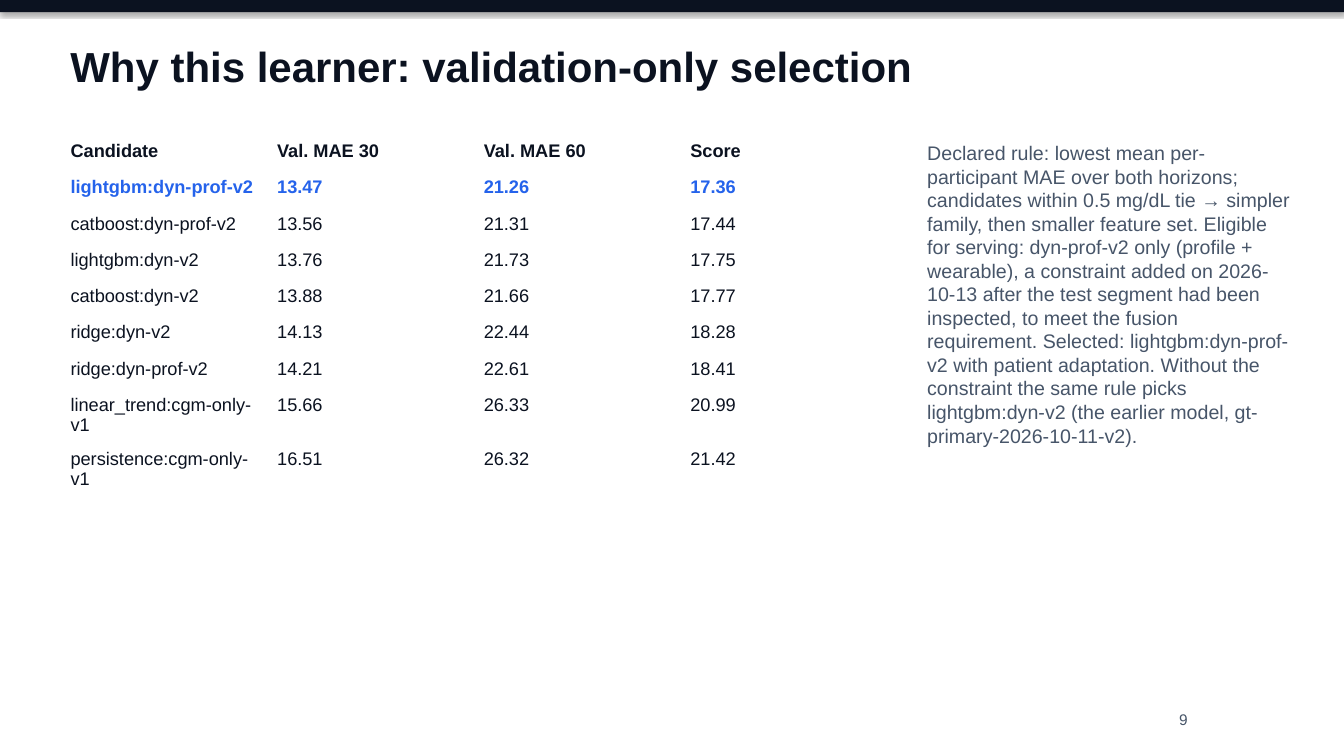
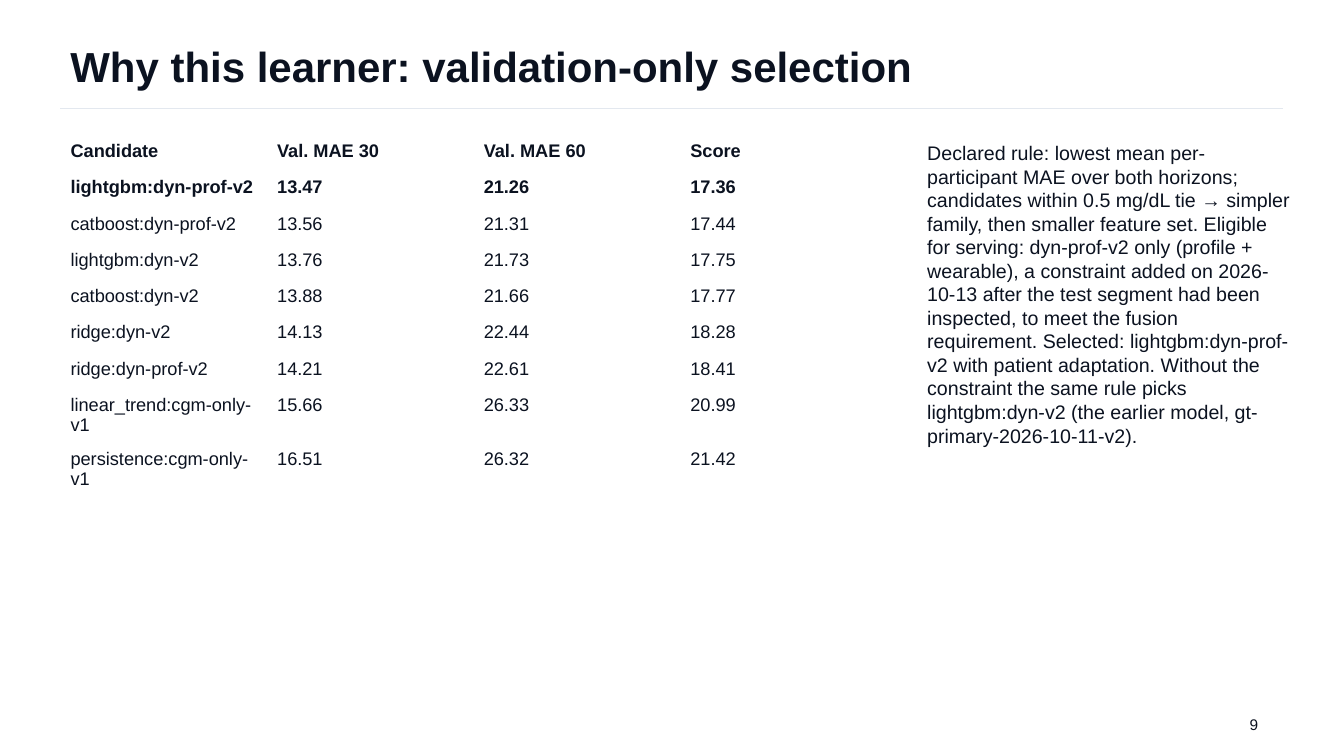
Before and after one commit to Avi36005/DigitalTwin-Challenge-Kryptonite, a slide deck: slide 9 of docs/submission/GlucoTwin_Presentation.pptx. Drawn at 1344x756 pixels with LibreOffice and Linux fonts; fonts in the diff are those of the drawing. Boxes give left, top, right and bottom in pixels: in the first picture for what was removed or moved away, otherwise in the second. Text is boxed around its words. In the diff, an @@ line names an element or a change of style, - is before the commit and + after.

```diff
--- a/docs/submission/GlucoTwin_Presentation.pptx
+++ b/docs/submission/GlucoTwin_Presentation.pptx
@@ rectangle removed at <box>0,0,1344,12</box> @@
@@ line added from (60, 109) to (1284, 109), #E3E8EF 0.75 pt @@
@@ table at <box>60,136,887,489</box> @@
@@ text colour #2563EB to #0B1220 in "lightgbm:dyn-prof-v2", "13.47", "21.26", "17.36" @@
@@ text "Declared rule: lowest mean per-participant ..." at <box>927,145,1289,447</box>: text colour #475569 to #0B1220 @@
@@ text "9" at <box>1250,719,1259,730</box>: text colour #475569 to #0B1220 @@
@@ text "9": place and size @@
-text "9" at <box>1179,714,1188,725</box>
+text "9" at <box>1250,719,1259,730</box>
```
Also in this commit, not shown: 19 other slides changed, 1 slide added, 1 slide removed, 7 other files.
